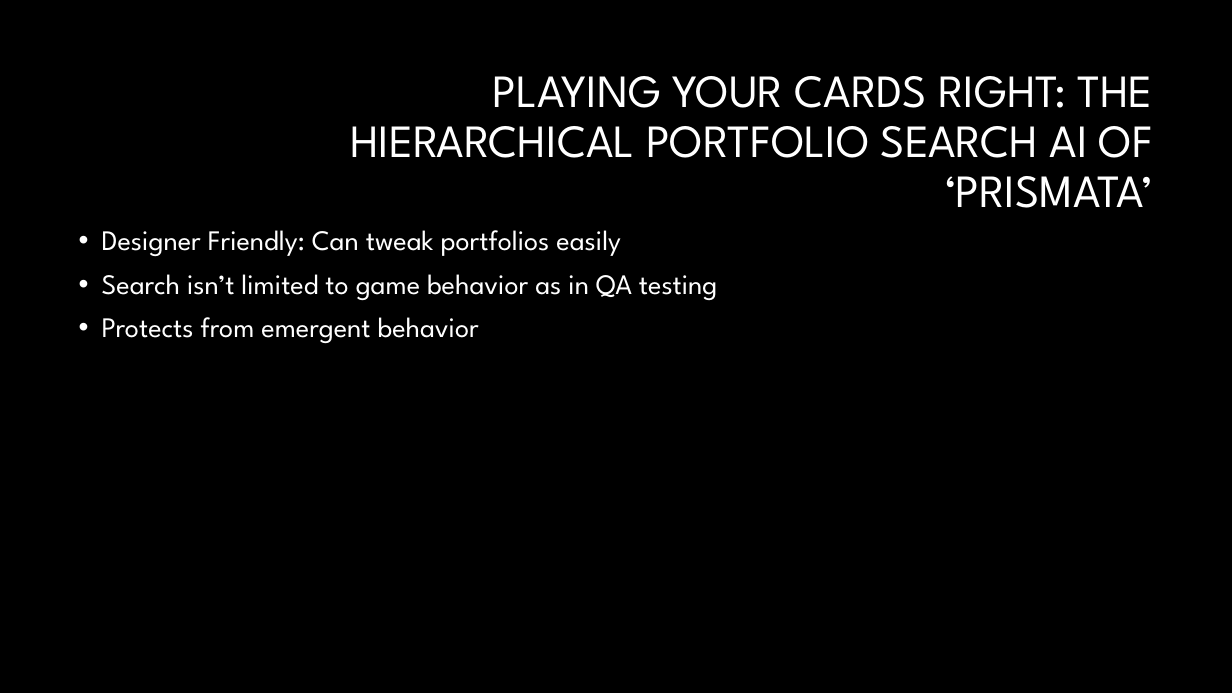
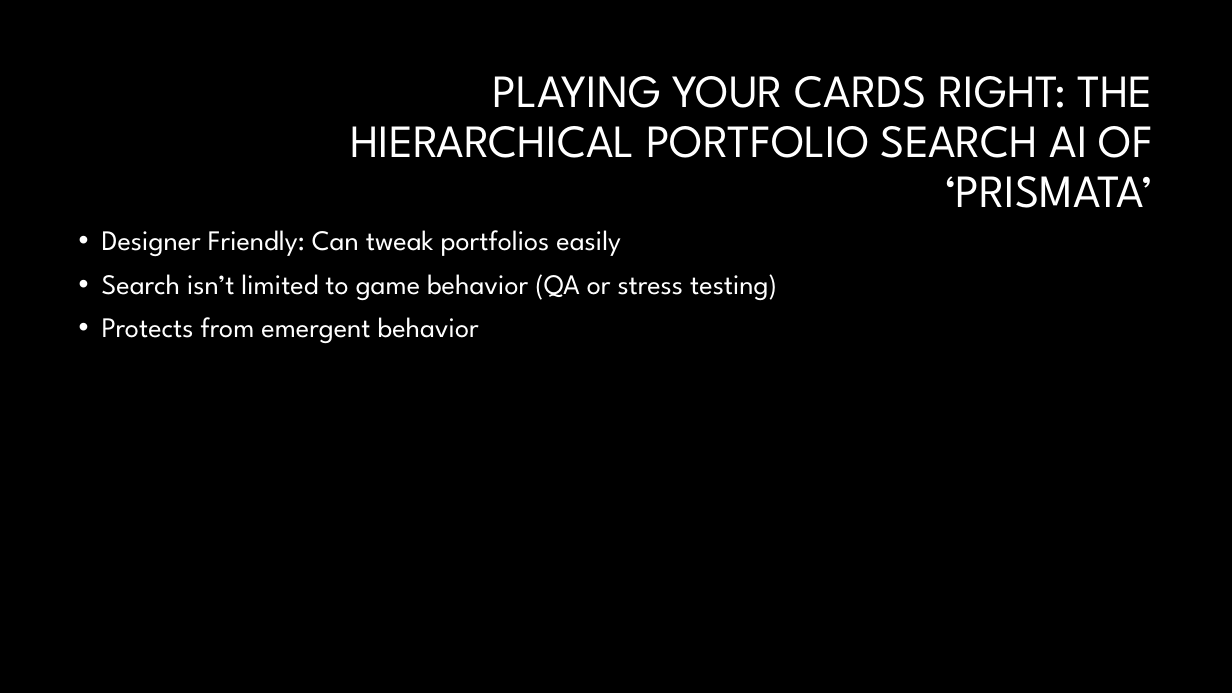
Before and after one commit to JSarasua/Guildhall, a slide deck: slide 4 of PD/Elevator pitch.pptx. Drawn at 1232x693 pixels with LibreOffice and Linux fonts; fonts in the diff are those of the drawing; background and template pictures are left out. Boxes give left, top, right and bottom in pixels: in the first picture for what was removed or moved away, otherwise in the second. Text is boxed around its words. In the diff, an @@ line names an element or a change of style, - is before the commit and + after.

```diff
--- a/PD/Elevator pitch.pptx
+++ b/PD/Elevator pitch.pptx
@@ text at (102, 274, 777, 300): text changed @@
-• Search isn’t limited to game behavior as in QA testing
+• Search isn’t limited to game behavior (QA or stress testing)
```
Also in this commit, not shown: 5 other slides changed, 2 other files.
